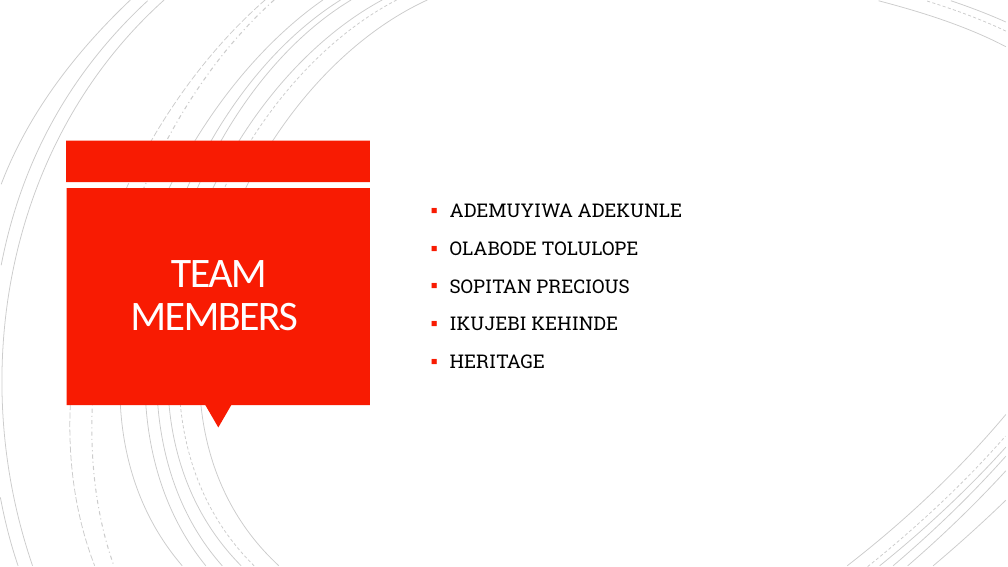
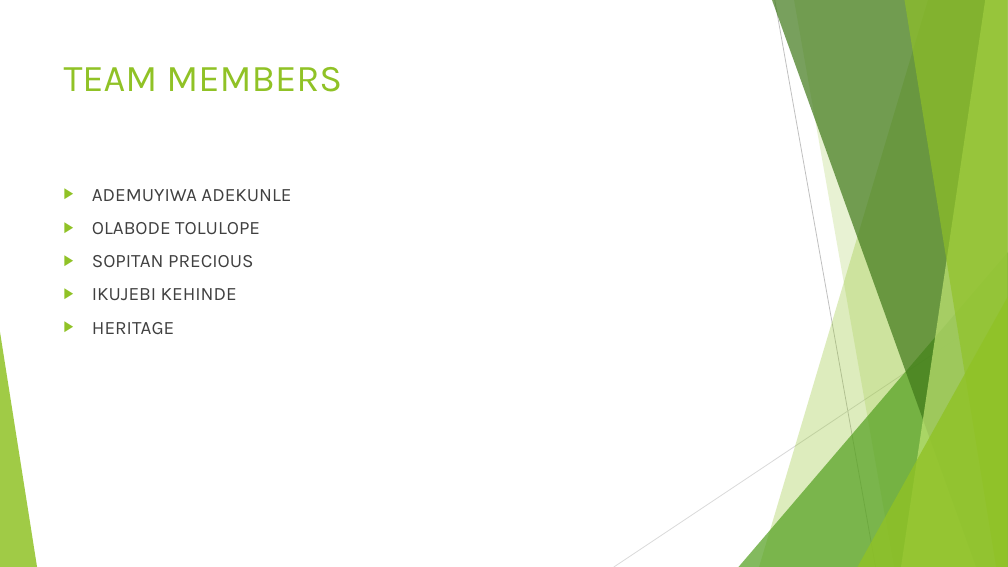
Before and after one commit to Teepiano1/mathsprint, a slide deck: slide 11 of MATHS SPRINT presentation.pptx (slide 9 before the commit). Drawn at 1008x567 pixels with LibreOffice and Linux fonts; fonts in the diff are those of the drawing. Boxes give left, top, right and bottom in pixels: in the first picture for what was removed or moved away, otherwise in the second. Text is boxed around its words. In the diff, an @@ line names an element or a change of style, - is before the commit and + after.

```diff
--- a/MATHS SPRINT presentation.pptx
+++ b/MATHS SPRINT presentation.pptx
@@ group removed at [0, 0, 1006, 567]: 21 freeform shapes @@
@@ title "TEAM MEMBERS": place and size @@
-title "TEAM MEMBERS" at [130, 260, 298, 331]
+title "TEAM MEMBERS" at [64, 67, 342, 92]
@@ title "TEAM MEMBERS" at [64, 67, 342, 92]: size 40 to 36 pt, font Calibri to Karla, text colour #FFFEFF to #90C226, letter spacing -1.5 to 0 pt; alignment centre to left; line spacing 0.85 to 1; vertical alignment middle to top @@
@@ rectangle removed at [67, 141, 371, 182] @@
@@ text "ADEMUYIWA ADEKUNLE": place and size @@
-text "ADEMUYIWA ADEKUNLE" at [450, 203, 682, 368]
+text "ADEMUYIWA ADEKUNLE" at [92, 189, 291, 334]
@@ text "ADEMUYIWA ADEKUNLE" at [92, 189, 291, 334]: font Roboto Slab to Karla, text colour #000000 to #404040; bullet ▪ to ▶; line spacing 1.2 to 1; bullet colour #F81B02 to #90C226; vertical alignment middle to top @@
@@ rectangle removed at [67, 188, 370, 405] @@
@@ group added at [0, 0, 1008, 567]: 5 freeform shapes, 3 triangles, 2 lines @@
@@ triangle removed at [205, 405, 231, 428] @@
```
Also in this commit, not shown: 3 other slides changed, 7 slides added, 5 slides removed, 3 other files.
